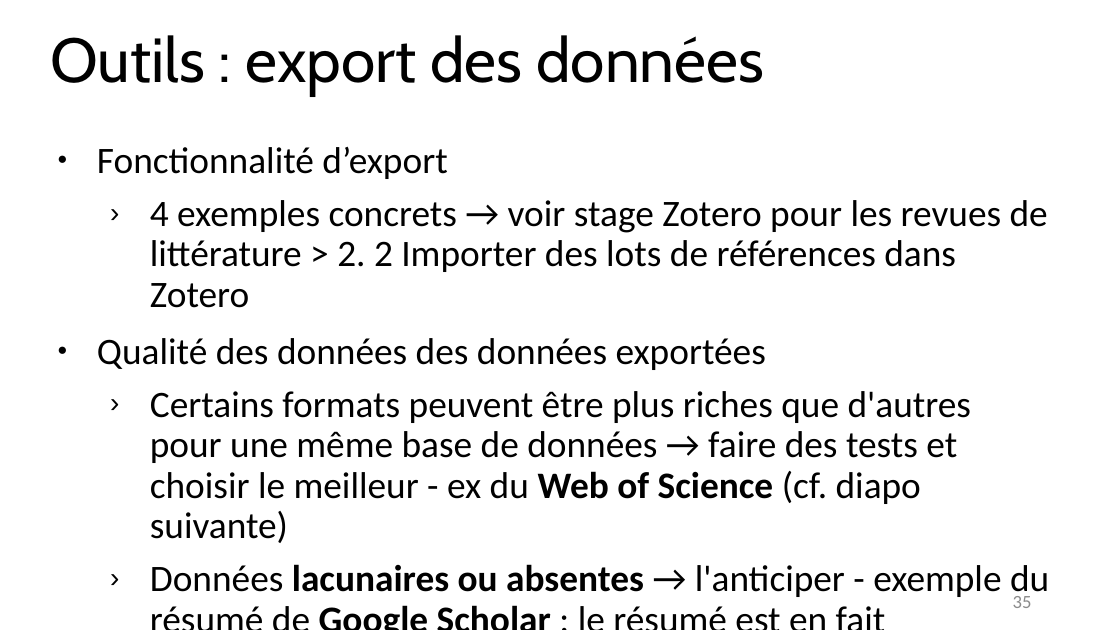
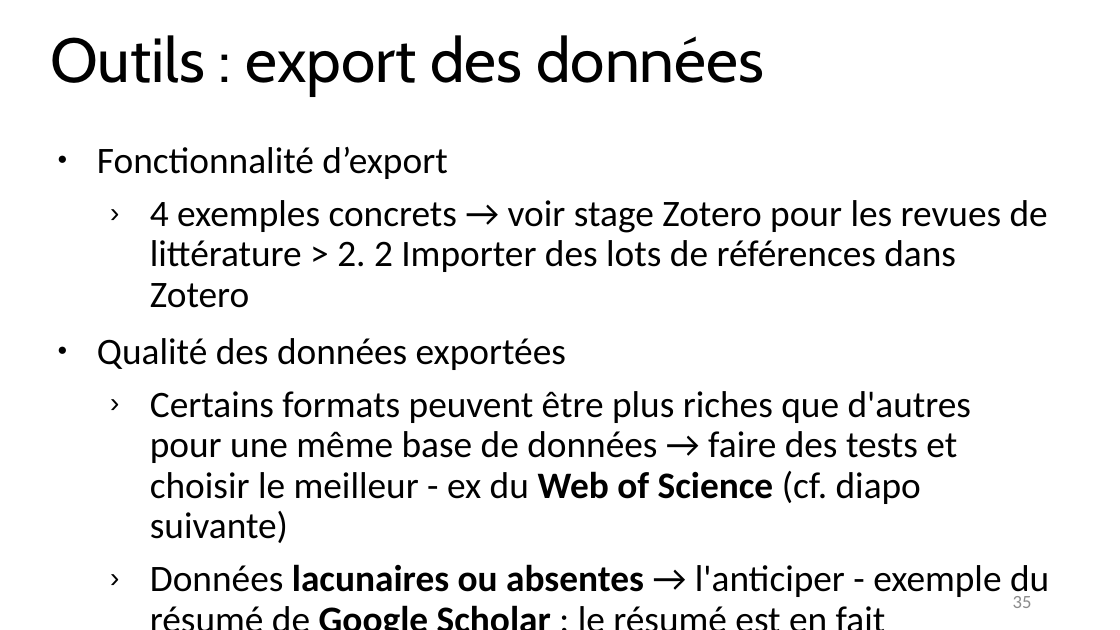
Before and after one commit to fflamerie/intro_revlit, a slide deck: slide 35 of docs/Intro_RevLit.odp. Drawn at 1120x630 pixels with LibreOffice and Linux fonts; fonts in the diff are those of the drawing. Boxes give left, top, right and bottom in pixels: in the first picture for what was removed or moved away, otherwise in the second. Text is boxed around its words. In the diff, an @@ line names an element or a change of style, - is before the commit and + after.

```diff
--- a/docs/Intro_RevLit.odp
+++ b/docs/Intro_RevLit.odp
@@ text at [97,338,566,370]: text changed @@
-● Qualité des données des données exportées
+● Qualité des données exportées
```
Also in this commit, not shown: 3 other slides changed, 1 other file.
